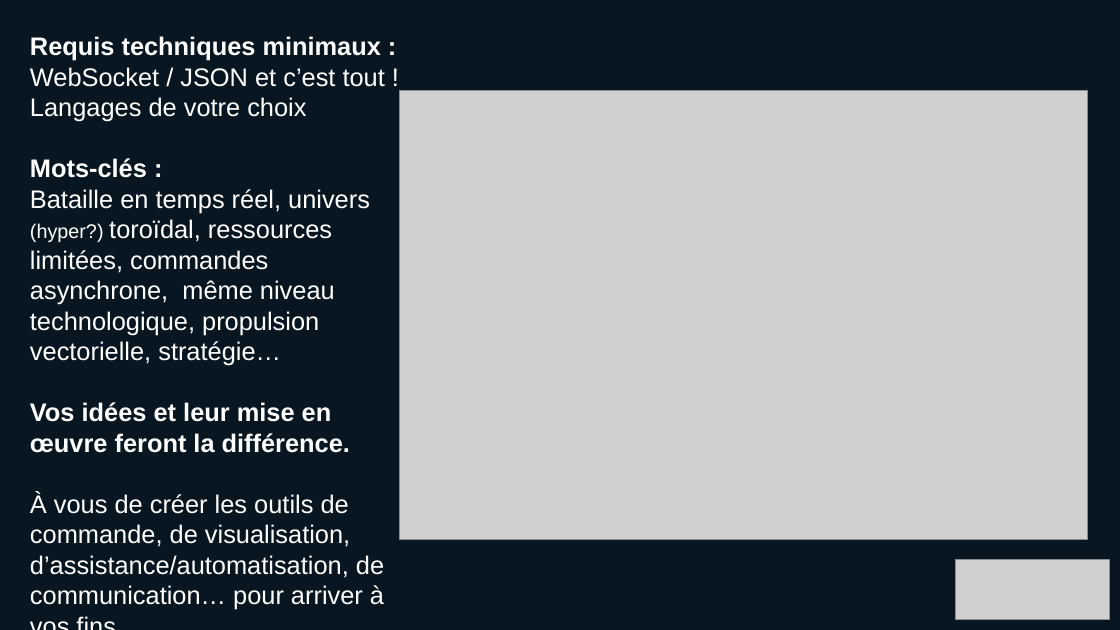
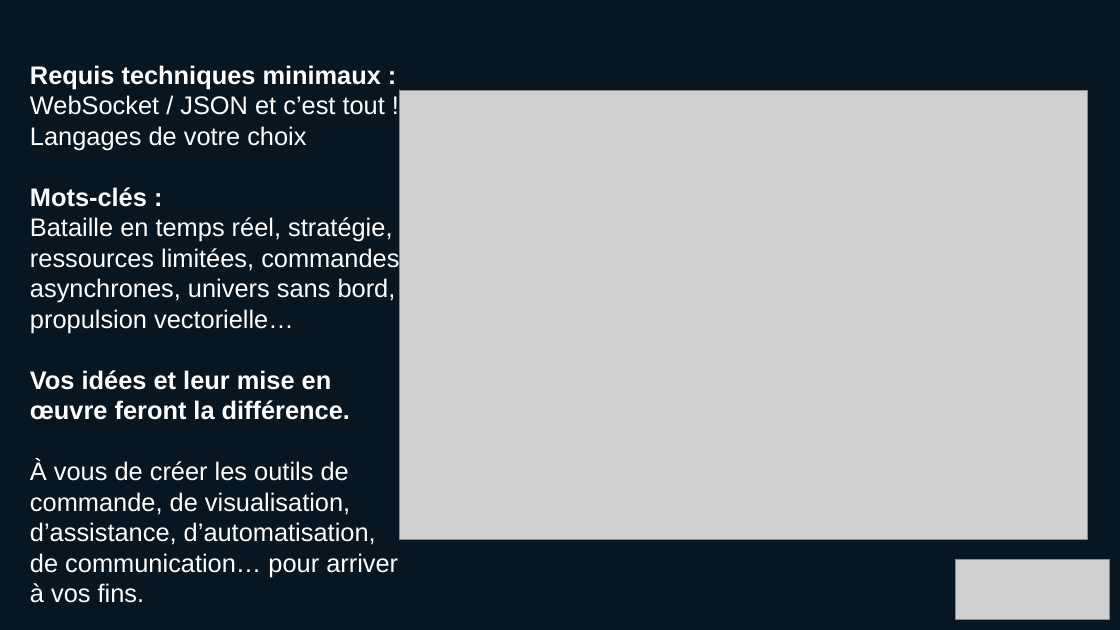
Before and after one commit to haum/24hc26_spacebattle, a slide deck: slide 2 of presentation/presentation.odp. Drawn at 1120x630 pixels with LibreOffice and Linux fonts; fonts in the diff are those of the drawing; grey boxes stand for pictures. Boxes give left, top, right and bottom in pixels: in the first picture for what was removed or moved away, otherwise in the second. Text is boxed around its words. In the diff, an @@ line names an element or a change of style, - is before the commit and + after.

Commit message:
Edit presentation

```diff
--- a/presentation/presentation.odp
+++ b/presentation/presentation.odp
@@ text "Requis techniques minimaux : WebSocket ...": place and size @@
-text "Requis techniques minimaux : WebSocket ..." at (30, 36, 385, 610)
+text "Requis techniques minimaux : WebSocket ..." at (30, 65, 399, 577)
@@ text at (30, 217, 399, 333): text changed @@
-Bataille en temps réel, univers (hyper?) toroïdal, ressources limitées, commandes asynchrone, même niveau technologique, propulsion vectorielle, stratégie…
+Bataille en temps réel, stratégie, ressources limitées, commandes asynchrones, univers sans bord, propulsion vectorielle…
@@ text at (30, 460, 398, 577): text changed @@
-À vous de créer les outils de commande, de visualisation, d’assistance/automatisation, de communication… pour arriver à vos fins.
+À vous de créer les outils de commande, de visualisation, d’assistance, d’automatisation, de communication… pour arriver à vos fins.
```
Also in this commit, not shown: 1 other slide changed.
